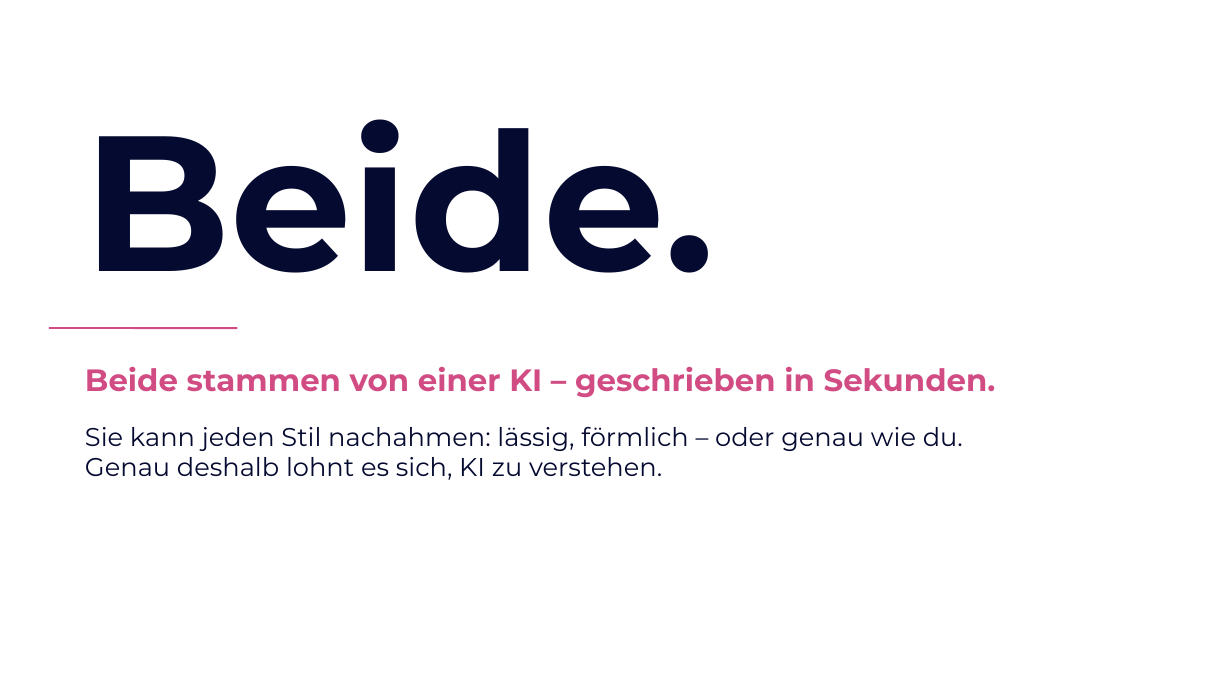
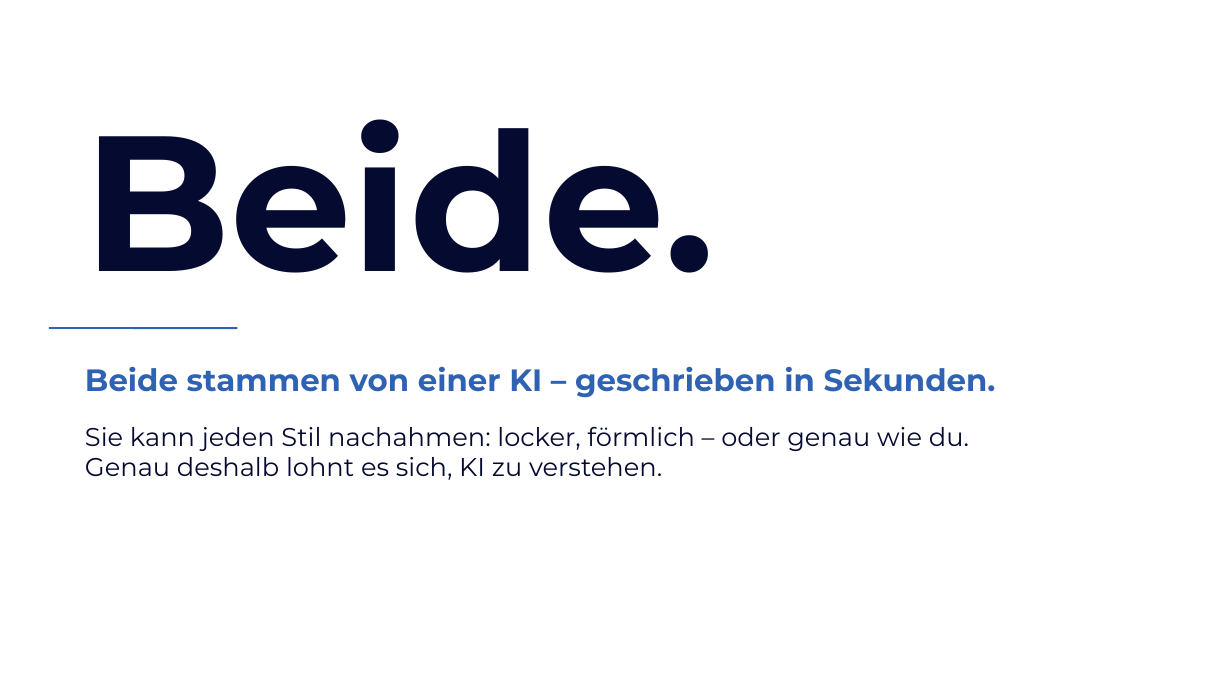
Before and after one commit to elias762/Advisory-board, a slide deck: slide 3 of ki-tag-gymnasium-sued/KI-Tag_Gymnasium-Sued_Impulsvortrag.pptx. Drawn at 1232x693 pixels with LibreOffice and Linux fonts; fonts in the diff are those of the drawing; background and template pictures are left out. Boxes give left, top, right and bottom in pixels: in the first picture for what was removed or moved away, otherwise in the second. Text is boxed around its words. In the diff, an @@ line names an element or a change of style, - is before the commit and + after.

```diff
--- a/ki-tag-gymnasium-sued/KI-Tag_Gymnasium-Sued_Impulsvortrag.pptx
+++ b/ki-tag-gymnasium-sued/KI-Tag_Gymnasium-Sued_Impulsvortrag.pptx
@@ line (49, 328) - (238, 328): stroke #D24C84 1.5 pt to #2F62B3 1.5 pt @@
@@ text "Beide stammen von einer KI ..." at [85, 367, 996, 398]: text colour #D24C84 to #2F62B3 @@
@@ text at [85, 427, 969, 451]: text changed @@
-Sie kann jeden Stil nachahmen: lässig, förmlich – oder genau wie du.
+Sie kann jeden Stil nachahmen: locker, förmlich – oder genau wie du.
```
Also in this commit, not shown: 22 other slides changed, 11 slides added, 1 slide removed, 1 other file.
